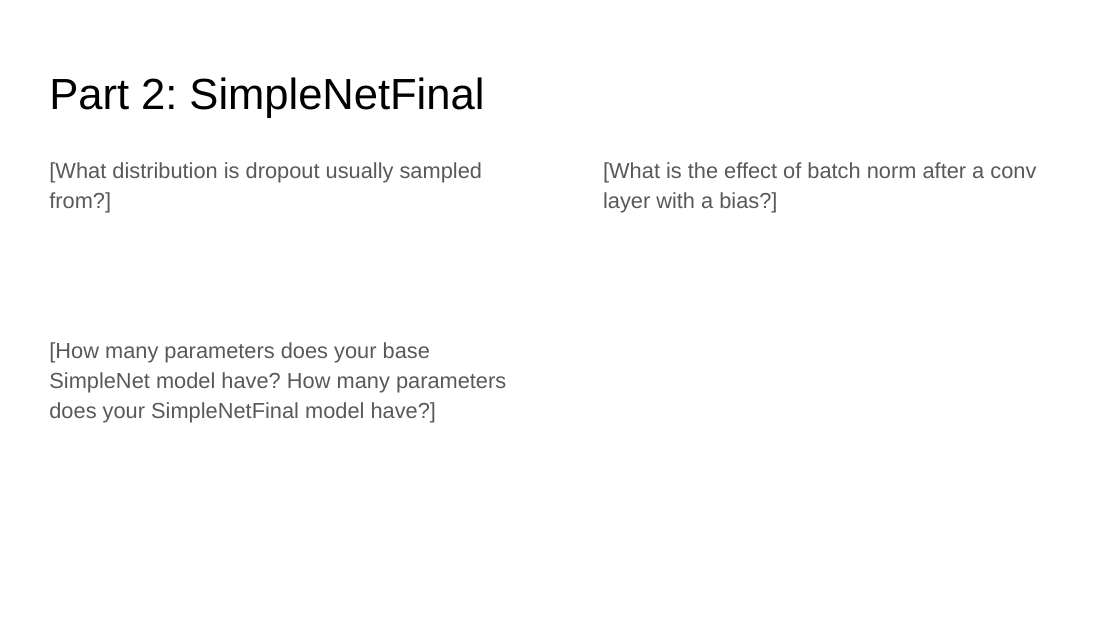
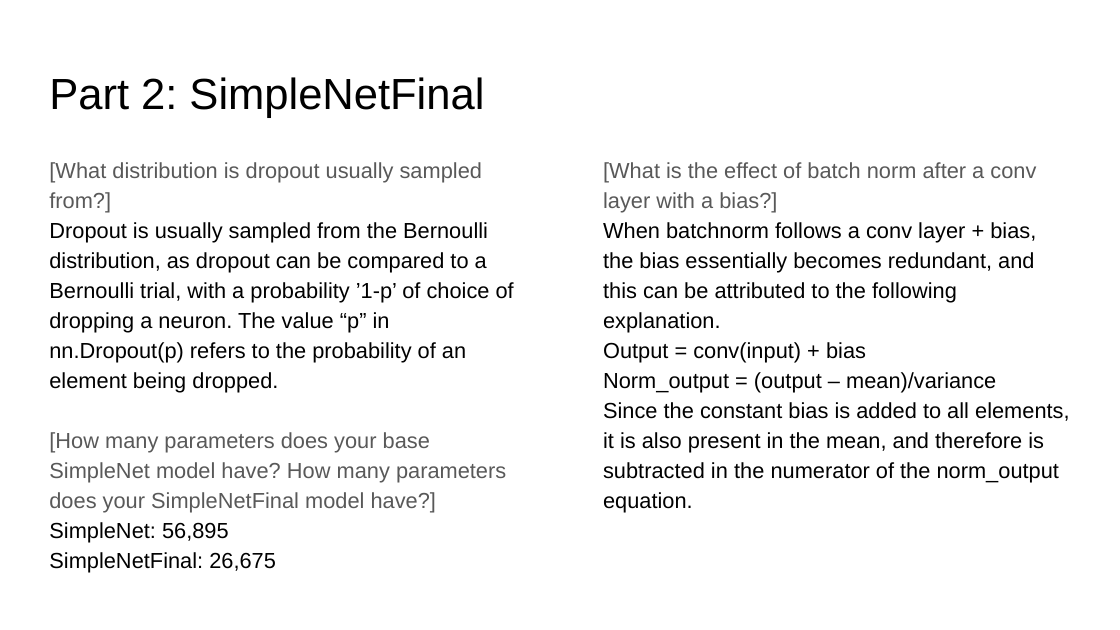
Before and after one commit to aashutoshav/Computer-Vision-Project-3, a slide deck: slide 6 of docs/proj3_report.pptx. Drawn at 1120x630 pixels with LibreOffice and Linux fonts; fonts in the diff are those of the drawing. Boxes give left, top, right and bottom in pixels: in the first picture for what was removed or moved away, otherwise in the second. Text is boxed around its words. In the diff, an @@ line names an element or a change of style, - is before the commit and + after.

```diff
--- a/docs/proj3_report.pptx
+++ b/docs/proj3_report.pptx
@@ text at <box>49,222,514,392</box>: paragraph added @@
+Dropout is usually sampled from the Bernoulli distribution, as dropout can be compared to a Bernoulli trial, with a probability ’1-p’ of choice of dropping a neuron. The value “p” in nn.Dropout(p) refers to the probability of an element being dropped.
@@ text at <box>603,222,1070,513</box>: paragraphs added @@
+When batchnorm follows a conv layer + bias, the bias essentially becomes redundant, and this can be attributed to the following explanation.
+Output = conv(input) + bias
+Norm_output = (output – mean)/variance
+Since the constant bias is added to all elements, it is also present in the mean, and therefore is subtracted in the numerator of the norm_output equation.
@@ text at <box>49,522,276,573</box>: paragraphs added @@
+SimpleNet: 56,895
+SimpleNetFinal: 26,675
```
Also in this commit, not shown: 11 other slides changed, 2 slides added, 2 slides removed, 2 other files.
